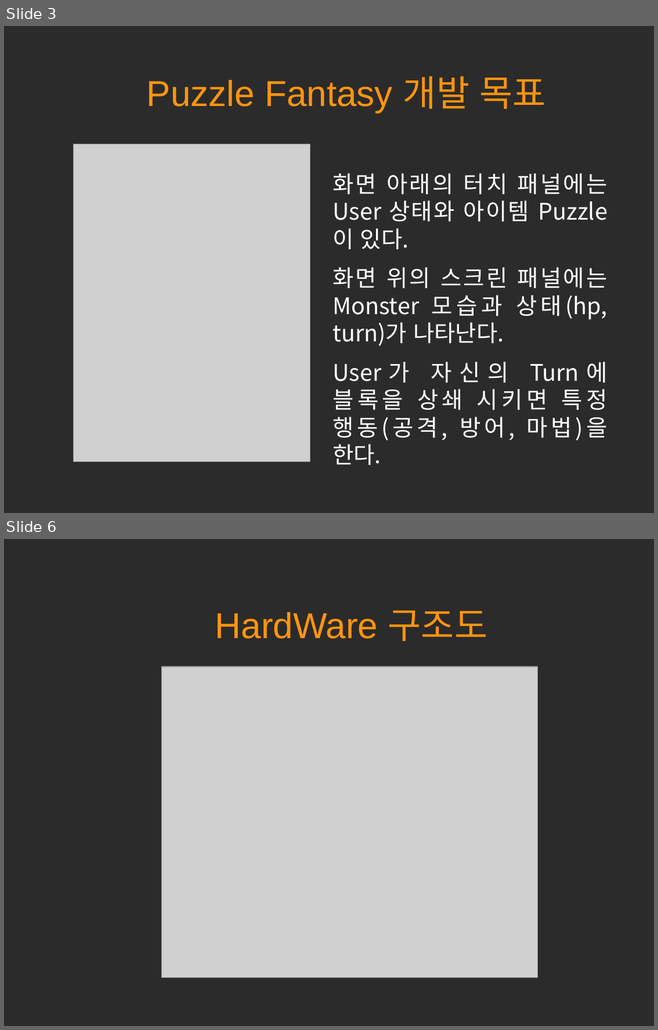
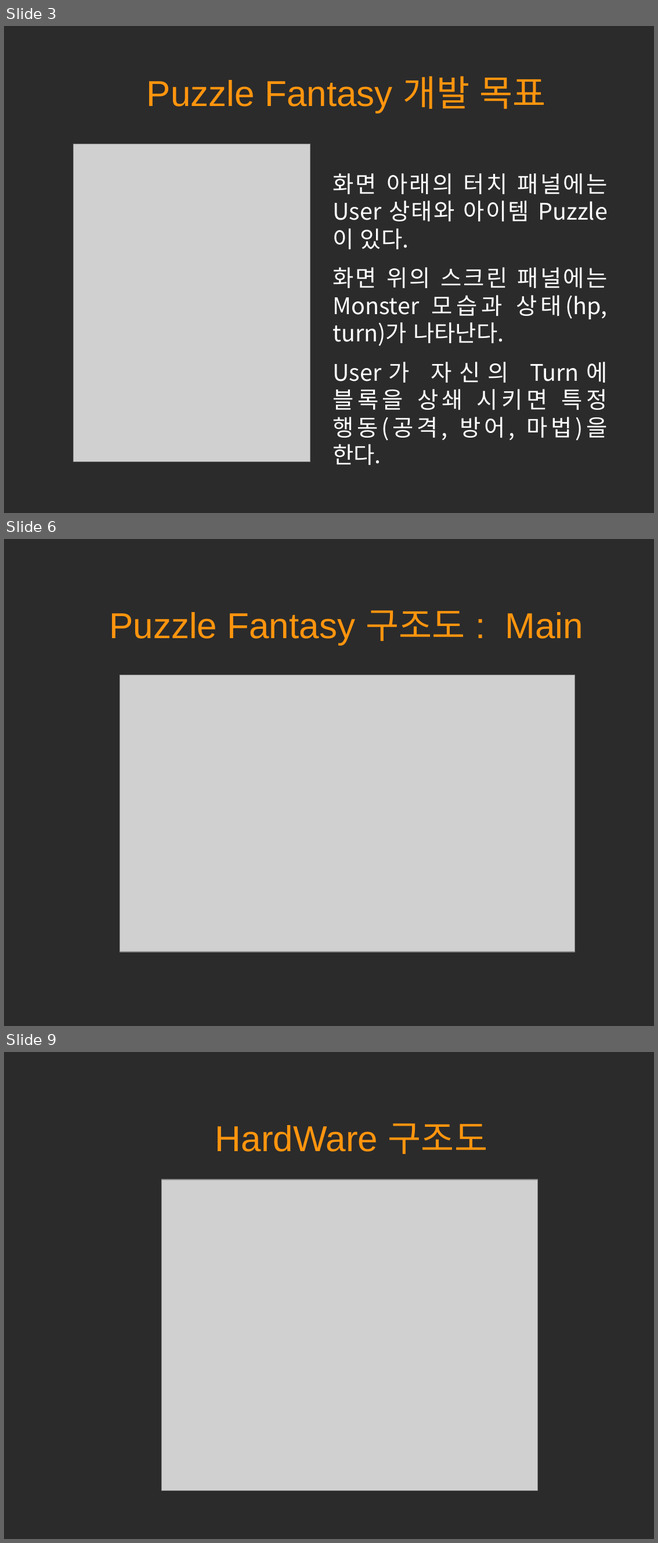
Before and after one commit to hl1itj/Team3, a slide deck: doc/term project 발표자료.odp. Shown one above the other, each under a label of ours: slides 3 and 6 before the commit, slides 3, 6 and 9 after it; the slides between them are not shown. The pictures are 658x1030 and 658x1543 pixels, drawn with LibreOffice and Linux fonts; fonts in the diff are those of the drawing; grey boxes stand for pictures; background and template pictures are left out; a plain dark background stands for a picture behind light text. Boxes give left, top, right and bottom in pixels: in the first picture for what was removed or moved away, otherwise in the second. Text is boxed around its words. In the diff, an @@ line names an element or a change of style, - is before the commit and + after.

```diff
--- a/doc/term project 발표자료.odp
+++ b/doc/term project 발표자료.odp
@@ slide 6 added at (4, 539, 654, 1026), background picture (left out) @@
@@ title added at (109, 610, 583, 645), 44 pt, text #FF950E @@
+Puzzle Fantasy 구조도 : Main
@@ picture added at (120, 675, 575, 952) @@
@@ what was slide 6 is now slide 9 @@
```
Also in this commit, not shown: 5 slides changed, 2 other slides added, 3 other files.
